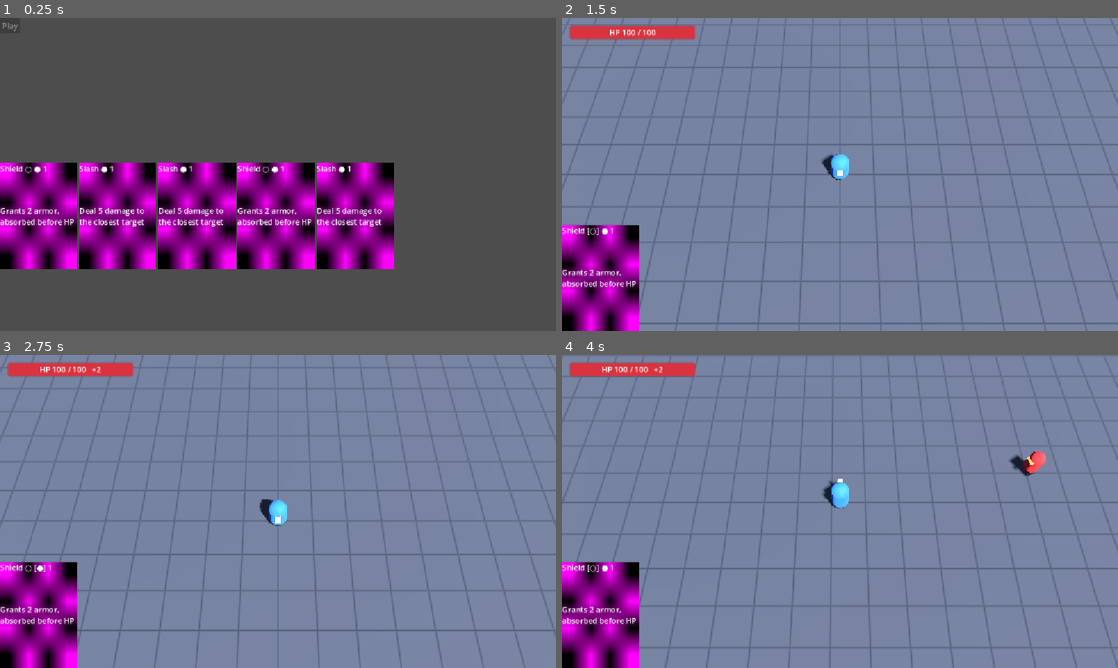
Above: before the commit, frames 1-4 (two rows, left to right).
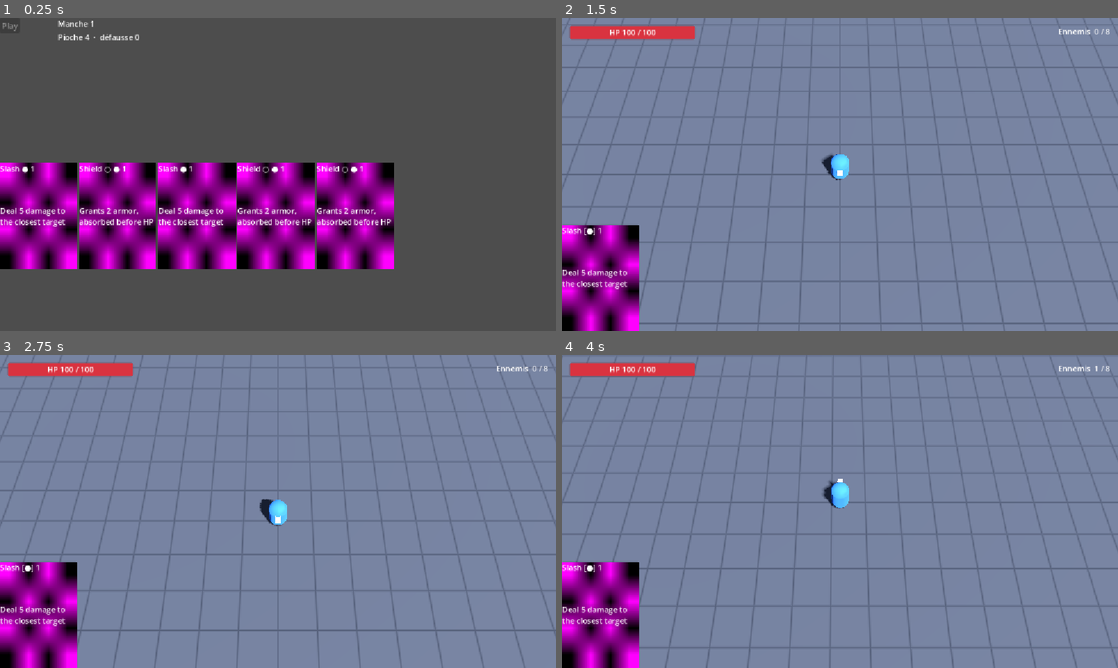
Above: after the commit, the same moments.

Repository: Vharaphis/AppassionatoProjectPrototype
Game: Godot game, scene res://scenes/cardManagementScene.tscn
Same seed, same stepped clock (60 frames per second), same inputs: the game is played once before the commit and once after it. Before the commit the project has no main scene; this scene is started directly in both runs.
Inputs (mouse positions are in pixels of both pictures, inside the frame that each line leads up to):
- Up to frame 1 (0.25 s): no input
- Up to frame 2 (1.5 s): tap Enter at 0.5 s; move the mouse to (600, 215) at 0.52 s; hold D (move_right) 0.53-1.25 s; click (600, 215) at 0.67 s; click "Play" at 1.25 s
- Up to frame 3 (2.75 s): tap Space at 2 s; move the mouse to (38, 614) at 2.02 s; hold S (move_down) from 2.03 s (still down); click (38, 614) at 2.17 s
- Up to frame 4 (4 s): move the mouse to (895, 442) at 2.77 s; release S (move_down) at 2.78 s; hold D (move_right) 2.78-3.53 s; move the mouse to (812, 574) at 3.52 s; hold W (move_up) from 3.53 s (still down); click (812, 574) at 3.67 s

The runs differ from the first frame. In frame 1, 1.6% of the frame differs, in the area x 0-71%, y 0-67%; in frame 2, 0.5%; in frame 3, 0.7%; in frame 4, 1.0%.

Commit message:
implement reward scene and gameplay loop

Diff:
--- a/project.godot
+++ b/project.godot
@@ -11,12 +11,13 @@
 [application]
 
 config/name="ProjectAppassionato_proto"
+run/main_scene="uid://dmj0oengu0g0a"
 config/features=PackedStringArray("4.7", "Forward Plus")
 config/icon="res://icon.svg"
 
 [autoload]
 
-CombatContext="*uid://cvb3hsugf2qx2"
+RunState="*res://scenes/run/runState.tscn"
 
 [display]
 
--- a/scenes/cardManagementScene.tscn
+++ b/scenes/cardManagementScene.tscn
@@ -1,10 +1,6 @@
 [gd_scene format=3 uid="uid://dmj0oengu0g0a"]
 
 [ext_resource type="Script" uid="uid://x5oe1x172s5" path="res://scenes/card_management_scene.gd" id="1_j72h1"]
-[ext_resource type="Script" uid="uid://cf5r41y5evc7t" path="res://scripts/cards/deck.gd" id="2_cxt2q"]
-[ext_resource type="Script" uid="uid://v3hbk2005353" path="res://scripts/data/card_data.gd" id="3_5wmik"]
-[ext_resource type="Resource" uid="uid://bqi50gsks8geu" path="res://scenes/cards/Slash.tres" id="4_ngbg7"]
-[ext_resource type="Resource" uid="uid://b185dsf8wmf28" path="res://scenes/cards/Shield.tres" id="5_4ilq0"]
 [ext_resource type="Script" uid="uid://djk7fh8dnevvw" path="res://scripts/cards/hand.gd" id="6_ocpiu"]
 [ext_resource type="Script" uid="uid://wv6s42ab7fp8" path="res://scripts/cards/playing_area.gd" id="7_cxt2q"]
 
@@ -12,11 +8,6 @@
 layout_mode = 3
 anchors_preset = 0
 script = ExtResource("1_j72h1")
-
-[node name="Deck" type="Node" parent="." unique_id=1970990097]
-unique_name_in_owner = true
-script = ExtResource("2_cxt2q")
-starting_cards = Array[ExtResource("3_5wmik")]([ExtResource("4_ngbg7"), ExtResource("4_ngbg7"), ExtResource("4_ngbg7"), ExtResource("4_ngbg7"), ExtResource("4_ngbg7"), ExtResource("5_4ilq0"), ExtResource("5_4ilq0"), ExtResource("5_4ilq0"), ExtResource("5_4ilq0")])
 
 [node name="Hand" type="HBoxContainer" parent="." unique_id=1508068058]
 unique_name_in_owner = true
@@ -44,3 +35,20 @@
 offset_right = 8.0
 offset_bottom = 8.0
 text = "Play"
+
+[node name="RoundLabel" type="Label" parent="HUD" unique_id=1127124097]
+unique_name_in_owner = true
+layout_mode = 0
+offset_left = 120.0
+offset_right = 400.0
+offset_bottom = 26.0
+text = "Manche 1"
+
+[node name="DeckLabel" type="Label" parent="HUD" unique_id=838683009]
+unique_name_in_owner = true
+layout_mode = 0
+offset_left = 120.0
+offset_top = 28.0
+offset_right = 400.0
+offset_bottom = 54.0
+text = "Pioche 0  ·  défausse 0"
--- a/scenes/card_management_scene.gd
+++ b/scenes/card_management_scene.gd
@@ -5,18 +5,26 @@
 
 @export var starting_hand_size: int = 5
 
-@onready var deck: Deck = %Deck
 @onready var hand: Hand = %Hand
 @onready var playing_area: PlayingArea = %PlayingArea
 @onready var play_button: Button = %PlayButton
+@onready var round_label: Label = %RoundLabel
+@onready var deck_label: Label = %DeckLabel
+
+## Deck de la run, pas de la scène : il vit dans l'autoload pour survivre aux
+## changements de scène (sinon les cartes gagnées en récompense seraient perdues).
+var deck: Deck
 
 func _ready() -> void:
+	deck = RunState.deck
 	hand.card_selected.connect(_on_hand_card_selected)
 	playing_area.card_selected.connect(_on_playing_area_card_selected)
 	playing_area.composition_changed.connect(_on_composition_changed)
 	play_button.pressed.connect(_on_play_pressed)
 	play_button.disabled = true
+	round_label.text = "Manche %d" % RunState.round_index
 	draw_to_hand(starting_hand_size)
+	_refresh_deck_label()
 
 func draw_to_hand(amount: int) -> void:
 	for i in amount:
@@ -24,6 +32,8 @@
 		if instance == null:
 			break
 		hand.draw_card(instance)
+	if hand.card_count() == 0:
+		push_error("Pioche et défausse vides : des cartes ont quitté le deck sans y revenir.")
 
 func _on_hand_card_selected(card: Card) -> void:
 	hand.remove_card(card)
@@ -39,5 +49,15 @@
 func _on_play_pressed() -> void:
 	hand.set_locked(true)
 	playing_area.set_locked(true)
-	CombatContext.card_sequence = playing_area.get_sequence()
+	_discard_remaining_hand()
+	RunState.card_sequence = playing_area.get_sequence()
 	get_tree().change_scene_to_file(FIGHTING_ENEMIES_SCENE)
+
+## Les cartes non jouées retournent à la défausse. Sans ça elles disparaissent avec
+## la scène et le deck se vide manche après manche.
+func _discard_remaining_hand() -> void:
+	for child in hand.get_children():
+		deck.discard((child as Card).card_instance)
+
+func _refresh_deck_label() -> void:
+	deck_label.text = "Pioche %d  ·  défausse %d" % [deck.draw_pile.size(), deck.discard_pile.size()]
--- a/scenes/fightingEnemiesScene.tscn
+++ b/scenes/fightingEnemiesScene.tscn
@@ -8,6 +8,7 @@
 [ext_resource type="PackedScene" uid="uid://gr51l2w6pyvx" path="res://scenes/enemies/enemy.tscn" id="6_enemy"]
 [ext_resource type="Script" uid="uid://cr8rn7bvc40ts" path="res://scripts/combat/card_reader.gd" id="7_reader"]
 [ext_resource type="Script" uid="uid://bqic58bf5o12t" path="res://scripts/combat/combat_runtime.gd" id="8_runtime"]
+[ext_resource type="Script" uid="uid://dhnklq0wt3bf5" path="res://scripts/combat/combat_objective.gd" id="9_objective"]
 
 [sub_resource type="StyleBoxFlat" id="StyleBoxFlat_hp_bg"]
 bg_color = Color(0.1, 0.1, 0.12, 0.8)
@@ -47,6 +48,7 @@
 target = NodePath("../Player")
 enemies_container = NodePath("../Enemies")
 level = NodePath("../Level")
+autostart = false
 
 [node name="CardReader" type="Node" parent="." unique_id=749338888]
 unique_name_in_owner = true
@@ -59,6 +61,11 @@
 enemies_root = NodePath("../Enemies")
 level = NodePath("../Level")
 reader = NodePath("../CardReader")
+
+[node name="CombatObjective" type="Node" parent="." unique_id=1085873689 node_paths=PackedStringArray("spawner")]
+unique_name_in_owner = true
+script = ExtResource("9_objective")
+spawner = NodePath("../EnemySpawner")
 
 [node name="HUD" type="CanvasLayer" parent="." unique_id=848823302]
 
@@ -85,6 +92,19 @@
 text = "HP 100 / 100"
 horizontal_alignment = 1
 vertical_alignment = 1
+
+[node name="ObjectiveLabel" type="Label" parent="HUD" unique_id=1381229792]
+unique_name_in_owner = true
+anchors_preset = 1
+anchor_left = 1.0
+anchor_right = 1.0
+offset_left = -236.0
+offset_top = 16.0
+offset_right = -16.0
+offset_bottom = 44.0
+grow_horizontal = 0
+text = "Ennemis  0 / 8"
+horizontal_alignment = 2
 
 [node name="PlayedCardsDisplay" type="HBoxContainer" parent="HUD" unique_id=2026286095]
 unique_name_in_owner = true
@@ -124,3 +144,33 @@
 unique_name_in_owner = true
 layout_mode = 2
 text = "Back to preparation"
+
+[node name="VictoryPanel" type="PanelContainer" parent="HUD" unique_id=956133028]
+unique_name_in_owner = true
+visible = false
+anchors_preset = 8
+anchor_left = 0.5
+anchor_top = 0.5
+anchor_right = 0.5
+anchor_bottom = 0.5
+offset_left = -140.0
+offset_top = -60.0
+offset_right = 140.0
+offset_bottom = 60.0
+grow_horizontal = 2
+grow_vertical = 2
+
+[node name="VBoxContainer" type="VBoxContainer" parent="HUD/VictoryPanel" unique_id=506223645]
+layout_mode = 2
+alignment = 1
+
+[node name="VictoryLabel" type="Label" parent="HUD/VictoryPanel/VBoxContainer" unique_id=1756251911]
+unique_name_in_owner = true
+layout_mode = 2
+text = "Manche terminée"
+horizontal_alignment = 1
+
+[node name="ContinueButton" type="Button" parent="HUD/VictoryPanel/VBoxContainer" unique_id=1434816590]
+unique_name_in_owner = true
+layout_mode = 2
+text = "Récompense"
--- a/scenes/fighting_enemies_scene.gd
+++ b/scenes/fighting_enemies_scene.gd
@@ -3,34 +3,58 @@
 
 const CARD_SCENE := preload("res://scenes/cards/card.tscn")
 const CARD_MANAGEMENT_SCENE := "res://scenes/cardManagementScene.tscn"
+const REWARD_SCENE := "res://scenes/rewardScene.tscn"
 
 @onready var player: Player = %Player
 @onready var enemy_spawner: EnemySpawner = %EnemySpawner
 @onready var card_reader: CardReader = %CardReader
 @onready var combat_runtime: CombatRuntime = %CombatRuntime
+@onready var objective: CombatObjective = %CombatObjective
 @onready var health_bar: ProgressBar = %HealthBar
 @onready var health_label: Label = %HealthLabel
+@onready var objective_label: Label = %ObjectiveLabel
 @onready var played_cards_display: HBoxContainer = %PlayedCardsDisplay
 @onready var game_over_panel: Control = %GameOverPanel
 @onready var back_button: Button = %BackButton
+@onready var victory_panel: Control = %VictoryPanel
+@onready var victory_label: Label = %VictoryLabel
+@onready var continue_button: Button = %ContinueButton
 
 var _cards: Array[Card] = []
+## Victoire et mort peuvent tomber sur la même frame : le premier des deux gagne.
+var _combat_over: bool = false
 
 func _ready() -> void:
+	_apply_run_state()
 	_display_played_cards()
 	player.health.health_changed.connect(_on_player_health_changed)
 	player.health.armor_changed.connect(_on_player_armor_changed)
 	player.died.connect(_on_player_died)
+	objective.progress_changed.connect(_on_objective_progress)
+	objective.completed.connect(_on_objective_completed)
+	card_reader.slot_entered.connect(_on_slot_entered)
 	back_button.pressed.connect(_on_back_pressed)
-	card_reader.slot_entered.connect(_on_slot_entered)
+	continue_button.pressed.connect(_on_continue_pressed)
 	game_over_panel.hide()
+	victory_panel.hide()
 	_refresh_health_label()
-	card_reader.set_sequence(CombatContext.card_sequence)
+	_refresh_objective_label()
+	card_reader.set_sequence(RunState.card_sequence)
 	card_reader.start()
+	enemy_spawner.start()
+
+## Reprend les PV de la run et applique la difficulté de la manche en cours.
+## L'armure, elle, ne persiste pas : le HealthComponent est recréé à chaque combat,
+## sinon empiler Shield d'une manche sur l'autre serait un bouclier gratuit.
+func _apply_run_state() -> void:
+	player.health.set_current_health(RunState.player_health)
+	enemy_spawner.spawn_interval = RunState.spawn_interval()
+	enemy_spawner.max_enemies = RunState.max_enemies()
+	objective.kills_required = RunState.kills_required()
 
 func _display_played_cards() -> void:
 	_cards.clear()
-	for instance in CombatContext.card_sequence:
+	for instance in RunState.card_sequence:
 		var card := CARD_SCENE.instantiate() as Card
 		played_cards_display.add_child(card)
 		card.card_instance = instance
@@ -58,10 +82,39 @@
 	if health.armor > 0:
 		health_label.text += "   +%d" % health.armor
 
+func _on_objective_progress(_kills: int, _required: int) -> void:
+	_refresh_objective_label()
+
+func _refresh_objective_label() -> void:
+	objective_label.text = "Ennemis  %d / %d" % [objective.kills, objective.kills_required]
+
+func _on_objective_completed() -> void:
+	if not _end_combat():
+		return
+	victory_label.text = "Manche %d terminée" % RunState.round_index
+	victory_panel.show()
+
 func _on_player_died() -> void:
+	if not _end_combat():
+		return
+	game_over_panel.show()
+
+## Fige le combat. Renvoie false si la manche était déjà terminée.
+func _end_combat() -> bool:
+	if _combat_over:
+		return false
+	_combat_over = true
 	enemy_spawner.stop()
 	card_reader.stop()
-	game_over_panel.show()
+	player.is_alive = false
+	return true
 
+func _on_continue_pressed() -> void:
+	RunState.finish_round(player.health.current_health, objective.kills)
+	get_tree().change_scene_to_file(REWARD_SCENE)
+
+## Défaite : la run repart de zéro, sinon le deck et la manche continueraient de
+## grossir d'une partie à l'autre.
 func _on_back_pressed() -> void:
+	RunState.reset_run()
 	get_tree().change_scene_to_file(CARD_MANAGEMENT_SCENE)
--- /dev/null
+++ b/scenes/rewardScene.tscn
@@ -0,0 +1,45 @@
+[gd_scene format=3 uid="uid://csdd2h6rvgfkv"]
+
+[ext_resource type="Script" uid="uid://c070qslsdf5nq" path="res://scenes/reward_scene.gd" id="1_reward"]
+
+[node name="RewardScene" type="Control" unique_id=527402803]
+layout_mode = 3
+anchors_preset = 15
+anchor_right = 1.0
+anchor_bottom = 1.0
+grow_horizontal = 2
+grow_vertical = 2
+script = ExtResource("1_reward")
+
+[node name="Layout" type="VBoxContainer" parent="." unique_id=1342917509]
+layout_mode = 1
+anchors_preset = 15
+anchor_right = 1.0
+anchor_bottom = 1.0
+offset_left = 48.0
+offset_top = 48.0
+offset_right = -48.0
+offset_bottom = -48.0
+grow_horizontal = 2
+grow_vertical = 2
+theme_override_constants/separation = 32
+alignment = 1
+
+[node name="TitleLabel" type="Label" parent="Layout" unique_id=424489246]
+unique_name_in_owner = true
+layout_mode = 2
+text = "Choisis une carte"
+horizontal_alignment = 1
+
+[node name="Choices" type="HBoxContainer" parent="Layout" unique_id=825557024]
+unique_name_in_owner = true
+layout_mode = 2
+size_flags_vertical = 4
+theme_override_constants/separation = 24
+alignment = 1
+
+[node name="ConfirmButton" type="Button" parent="Layout" unique_id=1883176033]
+unique_name_in_owner = true
+layout_mode = 2
+size_flags_horizontal = 4
+text = "Ajouter au deck"
--- /dev/null
+++ b/scenes/reward_scene.gd
@@ -0,0 +1,45 @@
+extends Control
+class_name RewardScene
+
+## Écran de récompense : trois cartes tirées du pool de la run, le joueur en garde
+## une, elle entre dans son deck et on repart en préparation.
+
+const CARD_SCENE := preload("res://scenes/cards/card.tscn")
+const CARD_MANAGEMENT_SCENE := "res://scenes/cardManagementScene.tscn"
+
+@onready var title_label: Label = %TitleLabel
+@onready var choices: HBoxContainer = %Choices
+@onready var confirm_button: Button = %ConfirmButton
+
+var _cards: Array[Card] = []
+var _selected: CardData
+
+func _ready() -> void:
+	# finish_round() a déjà incrémenté la manche, la manche gagnée est la précédente.
+	title_label.text = "Manche %d réussie — choisis une carte" % (RunState.round_index - 1)
+	confirm_button.disabled = true
+	confirm_button.pressed.connect(_on_confirm_pressed)
+	_build_choices()
+
+func _build_choices() -> void:
+	for data in RunState.roll_reward():
+		var card := CARD_SCENE.instantiate() as Card
+		choices.add_child(card)
+		card.card_data = data
+		card.set_selected(false)
+		card.clicked.connect(_on_card_clicked)
+		_cards.append(card)
+	if _cards.is_empty():
+		# Pool vide : on ne bloque pas la boucle pour autant.
+		confirm_button.text = "Continuer"
+		confirm_button.disabled = false
+
+func _on_card_clicked(card: Card) -> void:
+	_selected = card.get_data()
+	for other in _cards:
+		other.set_selected(other == card)
+	confirm_button.disabled = false
+
+func _on_confirm_pressed() -> void:
+	RunState.add_card_to_deck(_selected)
+	get_tree().change_scene_to_file(CARD_MANAGEMENT_SCENE)
--- /dev/null
+++ b/scenes/run/runState.tscn
@@ -0,0 +1,15 @@
+[gd_scene format=3]
+
+[ext_resource type="Script" path="res://scripts/run/run_state.gd" id="1_run_state"]
+[ext_resource type="Script" uid="uid://cf5r41y5evc7t" path="res://scripts/cards/deck.gd" id="2_deck"]
+[ext_resource type="Script" uid="uid://v3hbk2005353" path="res://scripts/data/card_data.gd" id="3_card_data"]
+[ext_resource type="Resource" uid="uid://bqi50gsks8geu" path="res://scenes/cards/Slash.tres" id="4_slash"]
+[ext_resource type="Resource" uid="uid://b185dsf8wmf28" path="res://scenes/cards/Shield.tres" id="5_shield"]
+
+[node name="RunState" type="Node"]
+script = ExtResource("1_run_state")
+reward_pool = Array[ExtResource("3_card_data")]([ExtResource("4_slash"), ExtResource("5_shield")])
+
+[node name="Deck" type="Node" parent="."]
+script = ExtResource("2_deck")
+starting_cards = Array[ExtResource("3_card_data")]([ExtResource("4_slash"), ExtResource("4_slash"), ExtResource("4_slash"), ExtResource("4_slash"), ExtResource("4_slash"), ExtResource("5_shield"), ExtResource("5_shield"), ExtResource("5_shield"), ExtResource("5_shield")])
--- a/scripts/cards/card.gd
+++ b/scripts/cards/card.gd
@@ -6,8 +6,13 @@
 const PLAY_SYMBOL := "●"
 const COOLDOWN_SYMBOL := "○"
 const DIM_MODULATE := Color(0.65, 0.65, 0.7)
+## Teinte de la carte retenue dans l'écran de récompense.
+const SELECTED_MODULATE := Color(1.15, 1.15, 0.85)
 
 var locked: bool = false
+## Mise en avant par l'écran de récompense. Sans rapport avec `active_slot`, qui
+## est le surlignage du lecteur : les deux ne coexistent jamais dans une scène.
+var is_selected: bool = false
 
 ## Runtime card shown by this node. When null, `card_data` is displayed instead
 ## (handy to preview a card directly in the editor).
@@ -56,6 +61,11 @@
 	modulate = DIM_MODULATE
 	_refresh_temporality()
 
+## Appelé par l'écran de récompense quand cette carte est celle qu'on garde.
+func set_selected(value: bool) -> void:
+	is_selected = value
+	modulate = SELECTED_MODULATE if value else Color.WHITE
+
 func _refresh() -> void:
 	var data := get_data()
 	if data == null:
--- a/scripts/cards/deck.gd
+++ b/scripts/cards/deck.gd
@@ -31,6 +31,14 @@
 		shuffle()
 	return CardInstance.new(draw_pile.pop_back())
 
+## Une carte gagnée en récompense entre dans la pioche, qui est remélangée : elle
+## peut sortir dès la manche suivante au lieu d'attendre que la défausse revienne.
+func add_card(data: CardData) -> void:
+	if data == null:
+		return
+	draw_pile.append(data)
+	shuffle()
+
 func discard(instance: CardInstance) -> void:
 	if instance == null or instance.data == null:
 		return
@@ -38,3 +46,7 @@
 
 func cards_remaining() -> int:
 	return draw_pile.size()
+
+## Cartes du deck qui ne sont ni en main ni sur la piste.
+func total_cards() -> int:
+	return draw_pile.size() + discard_pile.size()
--- /dev/null
+++ b/scripts/combat/combat_objective.gd
@@ -0,0 +1,37 @@
+class_name CombatObjective
+extends Node
+
+## Condition de fin de manche : tuer `kills_required` ennemis. Pure comptabilité,
+## le nœud ne touche ni au spawner ni à la scène, il annonce seulement sa progression.
+
+signal progress_changed(kills: int, required: int)
+signal completed
+
+## Spawner écouté. Chaque ennemi qu'il fait apparaître est suivi jusqu'à sa mort.
+@export var spawner: EnemySpawner
+@export var kills_required: int = 8
+
+var kills: int = 0
+
+var _completed: bool = false
+
+func _ready() -> void:
+	if spawner == null:
+		push_warning("CombatObjective sans EnemySpawner : la manche ne se terminera jamais.")
+		return
+	spawner.enemy_spawned.connect(_on_enemy_spawned)
+
+func is_completed() -> bool:
+	return _completed
+
+func _on_enemy_spawned(enemy: Enemy) -> void:
+	enemy.died.connect(_on_enemy_died)
+
+func _on_enemy_died(_enemy: Enemy) -> void:
+	if _completed:
+		return
+	kills += 1
+	progress_changed.emit(kills, kills_required)
+	if kills >= kills_required:
+		_completed = true
+		completed.emit()
--- a/scripts/combat_context.gd
+++ /dev/null
@@ -1,4 +0,0 @@
-extends Node
-
-## Cards locked on the track during the preparation phase, handed to the combat scene.
-var card_sequence: Array[CardInstance] = []
--- a/scripts/components/health_component.gd
+++ b/scripts/components/health_component.gd
@@ -46,6 +46,13 @@
 		died.emit()
 	return true
 
+## Restaure des PV sauvegardés d'une manche à l'autre. Ce n'est ni un coup ni un
+## soin : ni `damaged` ni `died` ne sont émis.
+func set_current_health(value: int) -> void:
+	current_health = clampi(value, 0, max_health)
+	is_dead = current_health == 0
+	health_changed.emit(current_health, max_health)
+
 func add_armor(amount: int) -> void:
 	if is_dead or amount <= 0:
 		return
--- /dev/null
+++ b/scripts/run/run_state.gd
@@ -0,0 +1,99 @@
+extends Node
+
+## État qui survit aux changements de scène : le deck, les PV du joueur, la manche
+## en cours et la piste verrouillée pendant la préparation.
+##
+## Autoload "RunState", déclaré sous forme de scène (res://scenes/run/runState.tscn)
+## pour que le Deck et le pool de récompense restent éditables dans l'inspecteur.
+## Pas de `class_name` ici : il entrerait en collision avec le nom du singleton.
+
+signal run_reset
+signal round_finished(round_index: int)
+
+@export_group("Objectif")
+## Ennemis à tuer pour terminer la première manche.
+@export var base_kills: int = 8
+## Ennemis supplémentaires demandés à chaque manche suivante.
+@export var kills_per_round: int = 2
+
+@export_group("Récompense")
+## Nombre de cartes proposées par la scène de récompense.
+@export var reward_choices: int = 3
+## Cartes tirables en récompense. Un pool de N cartes ne peut pas proposer plus de
+## N choix distincts : au-delà, les doublons sont assumés (cf. roll_reward).
+@export var reward_pool: Array[CardData] = []
+
+@export_group("Difficulté")
+@export var base_spawn_interval: float = 1.0
+@export var spawn_interval_step: float = 0.05
+@export var min_spawn_interval: float = 0.35
+@export var base_max_enemies: int = 15
+@export var max_enemies_step: int = 2
+@export var max_enemies_cap: int = 25
+
+@export_group("Joueur")
+## Doit correspondre au max_health du HealthComponent de player.tscn.
+@export var player_max_health: int = 100
+
+@onready var deck: Deck = $Deck
+
+## Cartes verrouillées sur la piste pendant la préparation, lues par le combat.
+var card_sequence: Array[CardInstance] = []
+var round_index: int = 1
+var player_health: int = 100
+var kills_total: int = 0
+
+func _ready() -> void:
+	reset_run()
+
+## Repart d'une run neuve : deck d'origine, PV pleins, manche 1.
+func reset_run() -> void:
+	round_index = 1
+	player_health = player_max_health
+	kills_total = 0
+	card_sequence.clear()
+	deck.reset()
+	run_reset.emit()
+
+func kills_required() -> int:
+	return base_kills + kills_per_round * (round_index - 1)
+
+func spawn_interval() -> float:
+	return maxf(min_spawn_interval, base_spawn_interval - spawn_interval_step * (round_index - 1))
+
+func max_enemies() -> int:
+	return mini(base_max_enemies + max_enemies_step * (round_index - 1), max_enemies_cap)
+
+## Fin de manche gagnée : on sauve les PV, la piste retourne à la défausse et on
+## passe à la manche suivante.
+func finish_round(current_health: int, kills: int) -> void:
+	player_health = clampi(current_health, 0, player_max_health)
+	kills_total += kills
+	discard_sequence()
+	round_index += 1
+	round_finished.emit(round_index)
+
+## Renvoie les cartes de la piste à la défausse. Sans ça elles quittent le deck
+## définitivement et la pioche finit par se vider : plus rien à jouer, soft lock.
+func discard_sequence() -> void:
+	for instance in card_sequence:
+		deck.discard(instance)
+	card_sequence.clear()
+
+## Tire les cartes proposées en récompense. Cartes distinctes tant que le pool le
+## permet, doublons au-delà (pool de 2 cartes = 3 propositions impossibles à
+## rendre toutes différentes).
+func roll_reward() -> Array[CardData]:
+	var picks: Array[CardData] = []
+	if reward_pool.is_empty():
+		push_warning("RunState.reward_pool est vide : aucune récompense à proposer.")
+		return picks
+	var bag := reward_pool.duplicate()
+	bag.shuffle()
+	for i in reward_choices:
+		var data: CardData = bag[i] if i < bag.size() else reward_pool.pick_random()
+		picks.append(data)
+	return picks
+
+func add_card_to_deck(data: CardData) -> void:
+	deck.add_card(data)
Not shown, added: scenes/reward_scene.gd.uid
Not shown, added: scripts/combat/combat_objective.gd.uid
Not shown, removed: scripts/combat_context.gd.uid
Not shown, added: scripts/run/run_state.gd.uid
